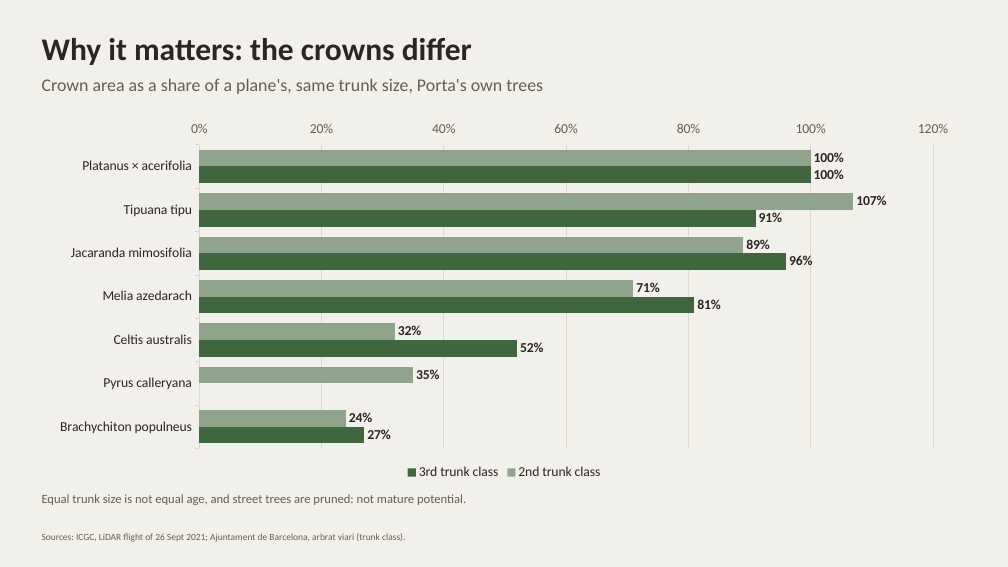
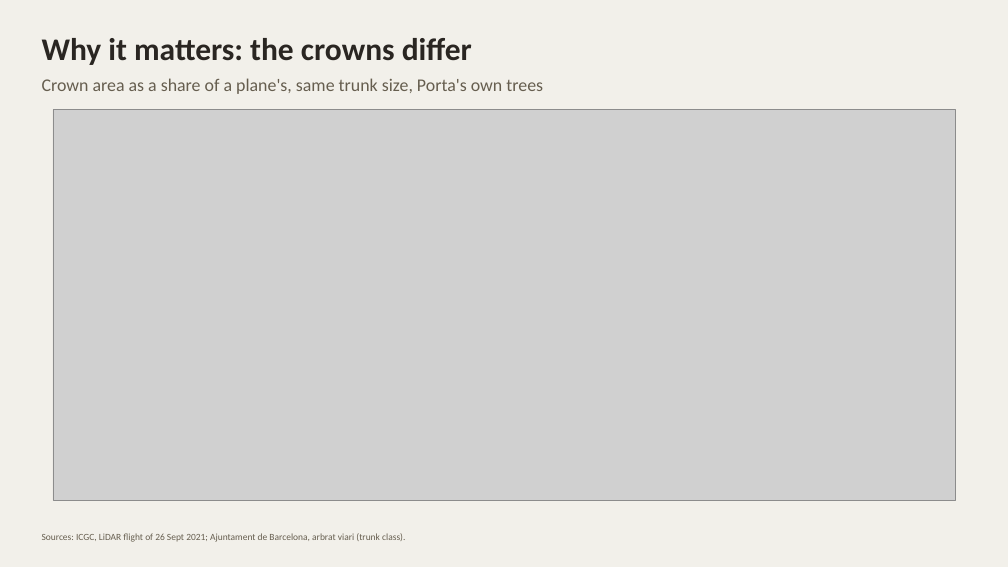
Before and after one commit to giofox96/shade-and-sponge, a slide deck: slide 6 of slides/shade_and_sponge_10nov_editable.pptx. Drawn at 1008x567 pixels with LibreOffice and Linux fonts; fonts in the diff are those of the drawing; grey boxes stand for pictures. Boxes give left, top, right and bottom in pixels: in the first picture for what was removed or moved away, otherwise in the second. Text is boxed around its words. In the diff, an @@ line names an element or a change of style, - is before the commit and + after.

```diff
--- a/slides/shade_and_sponge_10nov_editable.pptx
+++ b/slides/shade_and_sponge_10nov_editable.pptx
@@ bar chart removed at (42, 113, 966, 484) @@
-categories: Platanus × acerifolia, Tipuana tipu, Jacaranda mimosifolia, Melia azedarach, Celtis australis, Pyrus calleryana, Brachychiton populneus
-2nd trunk class: 1, 1.07, 0.89, 0.71, 0.32, 0.35, 0.24
-3rd trunk class: 1, 0.91, 0.96, 0.81, 0.52, -, 0.27
@@ picture added at (53, 110, 955, 501) @@
@@ text removed at (42, 494, 466, 505) @@
-Equal trunk size is not equal age, and street trees are pruned: not mature potential.
```
Also in this commit, not shown: 10 other slides changed, 15 other files.
